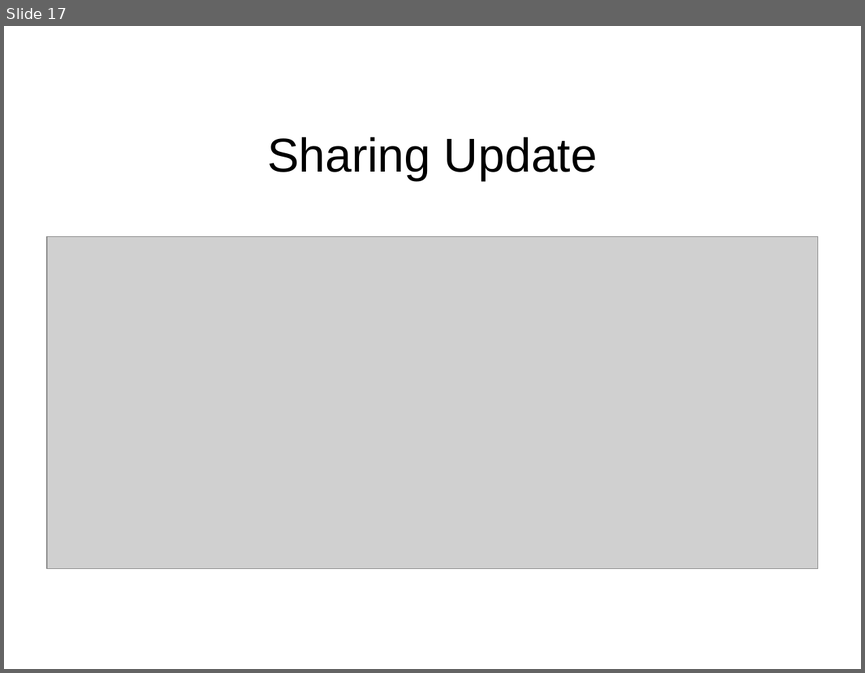
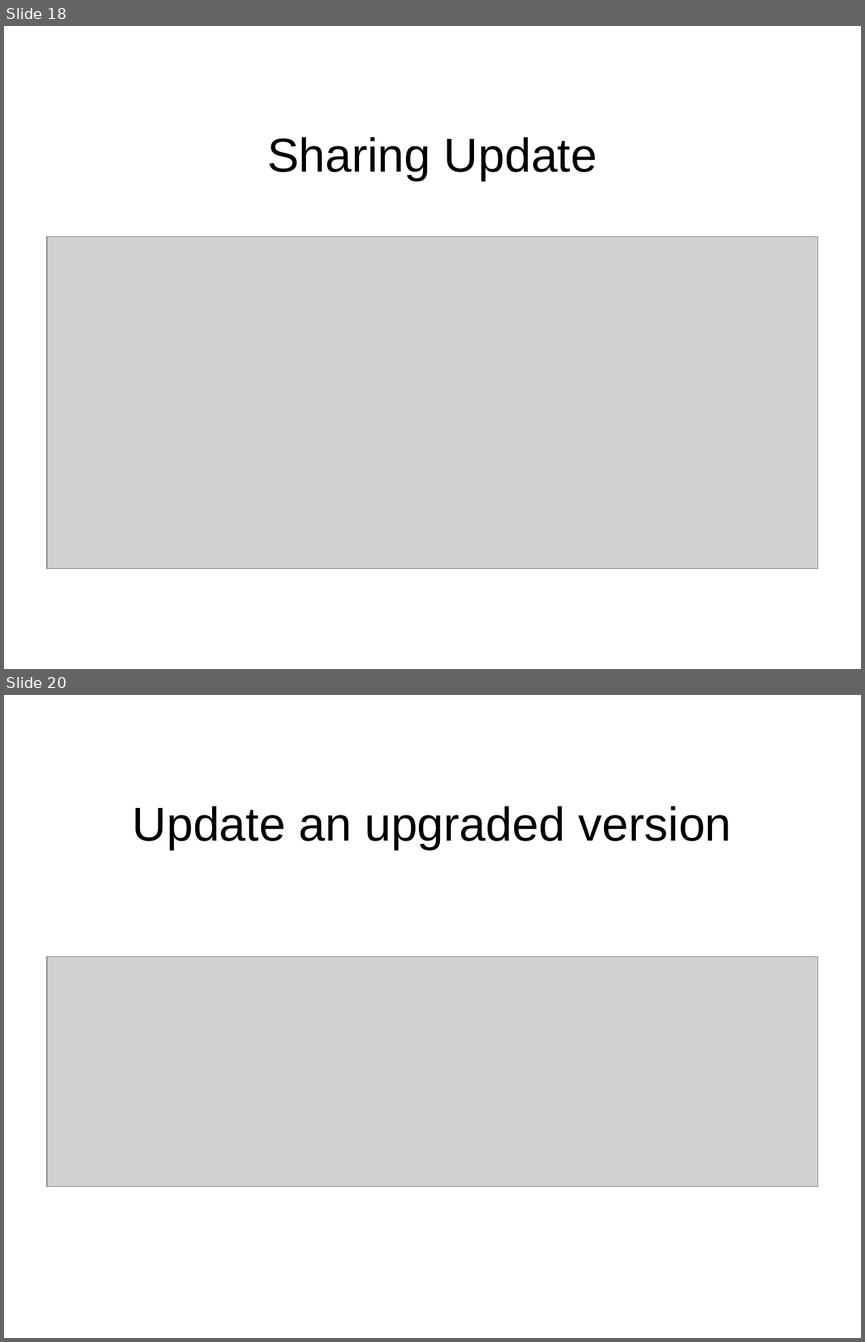
Before and after one commit to jeremiah-c-leary/hdl-component-manager, a slide deck: docs/presentations/hdl-component-manager.odp. Shown one above the other, each under a label of ours: slide 17 before the commit, slides 18 and 20 after it; the slides between them are not shown. The pictures are 865x673 and 865x1342 pixels, drawn with LibreOffice and Linux fonts; fonts in the diff are those of the drawing; grey boxes stand for pictures; background and template pictures are left out. Boxes give left, top, right and bottom in pixels: in the first picture for what was removed or moved away, otherwise in the second. Text is boxed around its words. In the diff, an @@ line names an element or a change of style, - is before the commit and + after.

```diff
--- a/docs/presentations/hdl-component-manager.odp
+++ b/docs/presentations/hdl-component-manager.odp
@@ slide 20 added at [4, 695, 861, 1338], background #FFFFFF @@
@@ title added at [133, 806, 732, 849], 44 pt, text #000000 @@
+Update an upgraded version
@@ picture added at [47, 956, 818, 1187] @@
@@ what was slide 17 is now slide 18 @@
```
Also in this commit, not shown: 6 slides changed, 3 other slides added, 4 other files.
